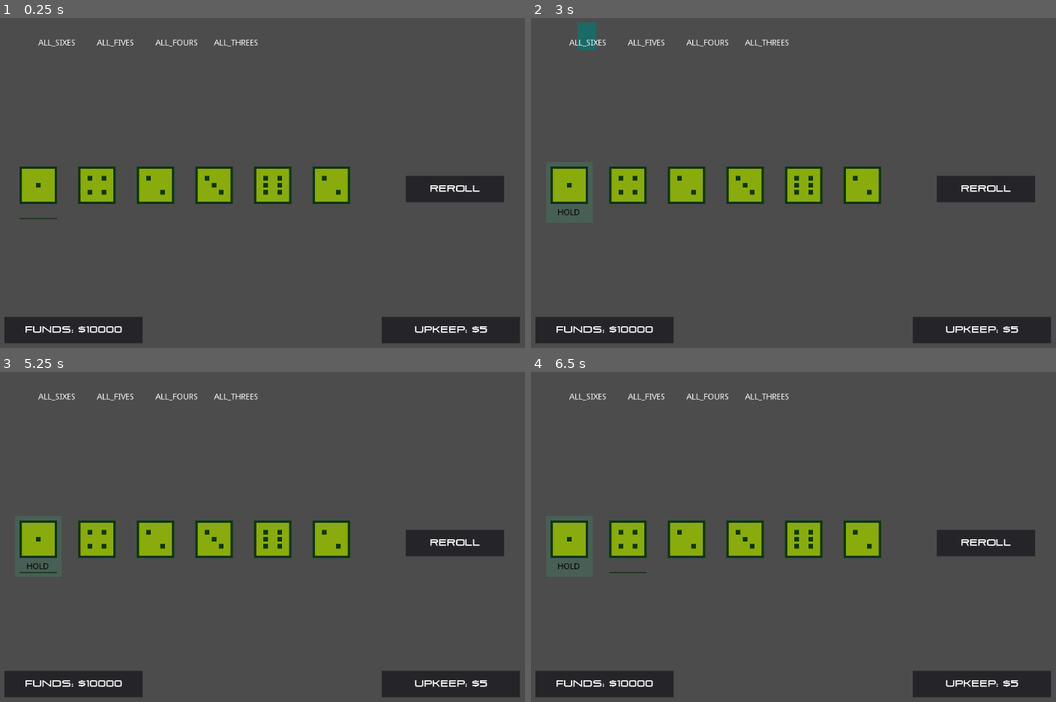
Above: before the commit, frames 1-4 (two rows, left to right).
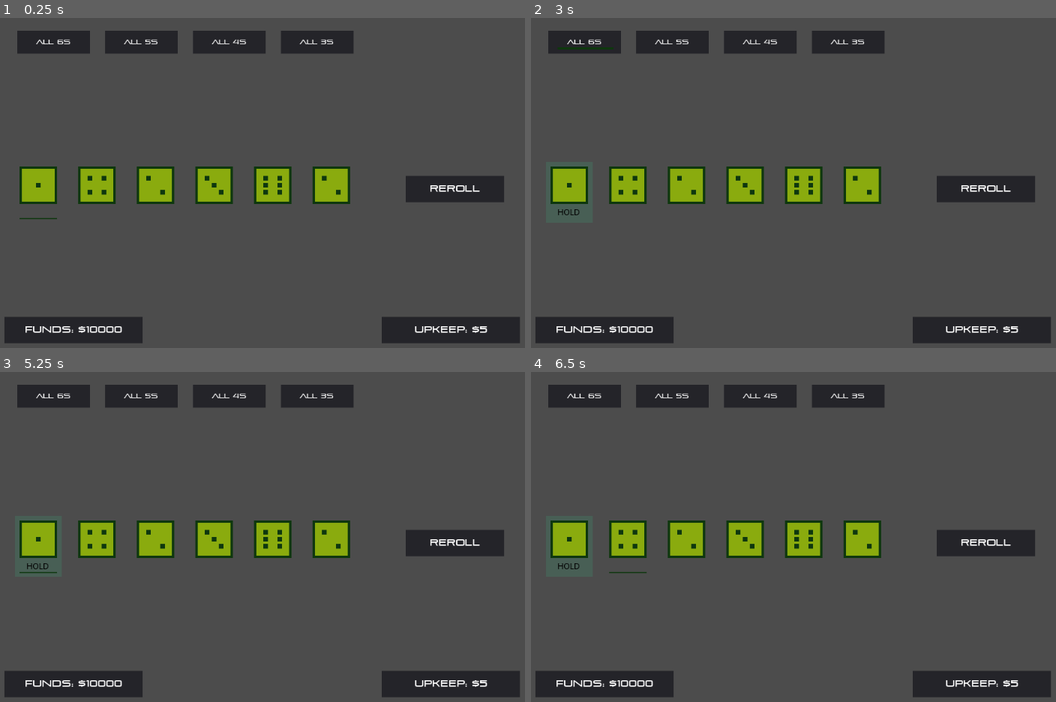
Above: after the commit, the same moments.

Repository: dexdexdex/house_wins
Game: Godot game, scene res://main.tscn
Two runs of this game, one before a commit and one after it. Both use one fixed random seed, a clock stepped at 60 frames per second and the inputs below.
Inputs:
- Up to frame 1 (0.25 s): no input
- Up to frame 2 (3 s): tap Enter (ui_accept) at 0.5, 0.77, 1.25, 1.52, 2, 2.75 s; hold Right (ui_right) 0.53-1.28 s; hold Down (ui_down) 1.28-2.03 s; hold Right (ui_right) 2.03-2.78 s; hold Up (ui_up) from 2.78 s (still down)
- Up to frame 3 (5.25 s): tap Enter (ui_accept) at 3.02, 3.5, 3.77, 4.25, 4.52 s; release Up (ui_up) at 3.53 s; hold Left (ui_left) 3.53-5.03 s; hold Down (ui_down) from 5.03 s (still down)
- Up to frame 4 (6.5 s): release Down (ui_down) at 5.78 s; hold Right (ui_right) from 5.78 s (still down); tap Enter (ui_accept) at 6.02 s

The runs differ from the first frame. In frame 1, 3.8% of the frame differs, in the area x 3-68%, y 3-11%; in frame 2, 3.9%, in the area x 3-68%, y 1-11%; in frame 3, 3.8%; in frame 4, 3.8%.

Commit message:
Cash in ui temp branch

Diff:
--- a/cash_in.gd
+++ b/cash_in.gd
@@ -7,6 +7,7 @@
 
 var rule_label_text
 var rule_text
+var rule_text_formatted
 
 # default reward I guess?
 var reward = 100
@@ -21,7 +22,20 @@
 	pass # Replace with function body.
 
 func set_rule(rule_string):
-	$rule_label.set_text(str(rule_string))
+
+	if(rule_string == "ALL_SIXES"):
+		rule_text_formatted = "ALL 6s"
+
+	if(rule_string == "ALL_FIVES"):
+		rule_text_formatted = "ALL 5s"
+
+	if(rule_string == "ALL_FOURS"):
+		rule_text_formatted = "ALL 4s"
+
+	if(rule_string == "ALL_THREES"):
+		rule_text_formatted = "ALL 3s"
+
+	$cash_in_panel/rule_label.set_text(str(rule_text_formatted))
 	rule_text = rule_string
 
 func check_rule(dice_array):
@@ -76,7 +90,7 @@
 # Called every frame. 'delta' is the elapsed time since the previous frame.
 func _process(delta):
 	if(hover == false):
-		$hover.visible = false
+		$cash_in_panel/hover.visible = false
 	else:
-		$hover.visible = true
+		$cash_in_panel/hover.visible = true
 	pass
--- a/cash_in.tscn
+++ b/cash_in.tscn
@@ -1,11 +1,48 @@
-[gd_scene load_steps=2 format=2]
+[gd_scene load_steps=4 format=2]
 
 [ext_resource path="res://cash_in.gd" type="Script" id=1]
+[ext_resource path="res://pirulen.ttf" type="DynamicFontData" id=2]
+
+[sub_resource type="DynamicFont" id=1]
+size = 12
+font_data = ExtResource( 2 )
 
 [node name="cash_in" type="Node2D"]
 script = ExtResource( 1 )
 
-[node name="hover" type="ColorRect" parent="."]
+[node name="cash_in_panel" type="Panel" parent="."]
+margin_left = -36.0
+margin_top = -14.0
+margin_right = 88.0
+margin_bottom = 25.0
+__meta__ = {
+"_edit_use_anchors_": false
+}
+
+[node name="hover" type="ColorRect" parent="cash_in_panel"]
+margin_left = 16.0
+margin_top = 28.0
+margin_right = 111.0
+margin_bottom = 32.0
+color = Color( 0.0588235, 0.219608, 0.0588235, 1 )
+__meta__ = {
+"_edit_use_anchors_": false
+}
+
+[node name="rule_label" type="Label" parent="cash_in_panel"]
+anchor_right = 1.0
+anchor_bottom = 1.0
+margin_left = -1.0
+custom_fonts/font = SubResource( 1 )
+text = "ALL SIXES"
+align = 1
+valign = 1
+__meta__ = {
+"_edit_use_anchors_": false
+}
+
+[node name="hover_og" type="ColorRect" parent="."]
+visible = false
 margin_left = 14.0
 margin_top = -28.0
 margin_right = 46.0
@@ -14,11 +51,3 @@
 __meta__ = {
 "_edit_use_anchors_": false
 }
-
-[node name="rule_label" type="Label" parent="."]
-margin_right = 40.0
-margin_bottom = 14.0
-text = "ALL SIXES"
-__meta__ = {
-"_edit_use_anchors_": false
-}
--- a/main.gd
+++ b/main.gd
@@ -81,17 +81,17 @@
 
 	var cash_in_instance_2 = cash_in.instance()
 	cash_in_instance_2.set_rule("ALL_FIVES")
-	cash_in_instance_2.position = Vector2(200, 50)
+	cash_in_instance_2.position = Vector2(250, 50)
 	cash_in_instance_2.reward = rng.randi_range(400, 600)
 
 	var cash_in_instance_3 = cash_in.instance()
 	cash_in_instance_3.set_rule("ALL_FOURS")
-	cash_in_instance_3.position = Vector2(300, 50)
+	cash_in_instance_3.position = Vector2(400, 50)
 	cash_in_instance_3.reward = rng.randi_range(400, 600)
 
 	var cash_in_instance_4 = cash_in.instance()
 	cash_in_instance_4.set_rule("ALL_THREES")
-	cash_in_instance_4.position = Vector2(400, 50)
+	cash_in_instance_4.position = Vector2(550, 50)
 	cash_in_instance_4.reward = rng.randi_range(400, 600)
 
 
